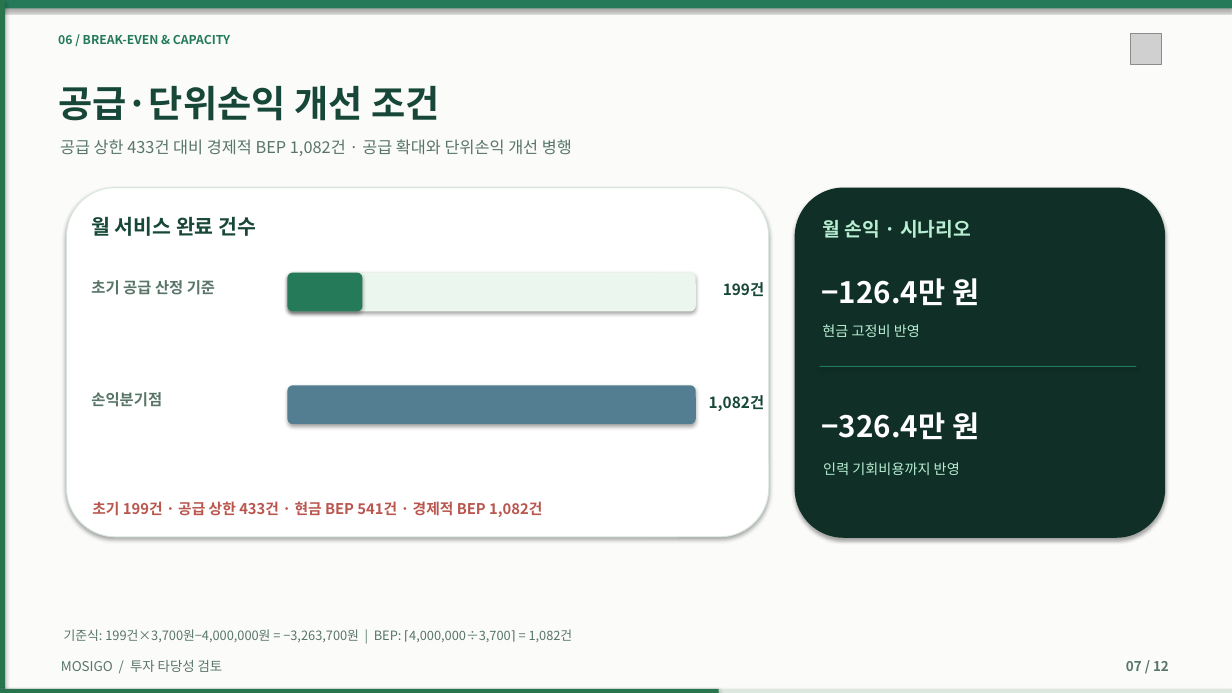
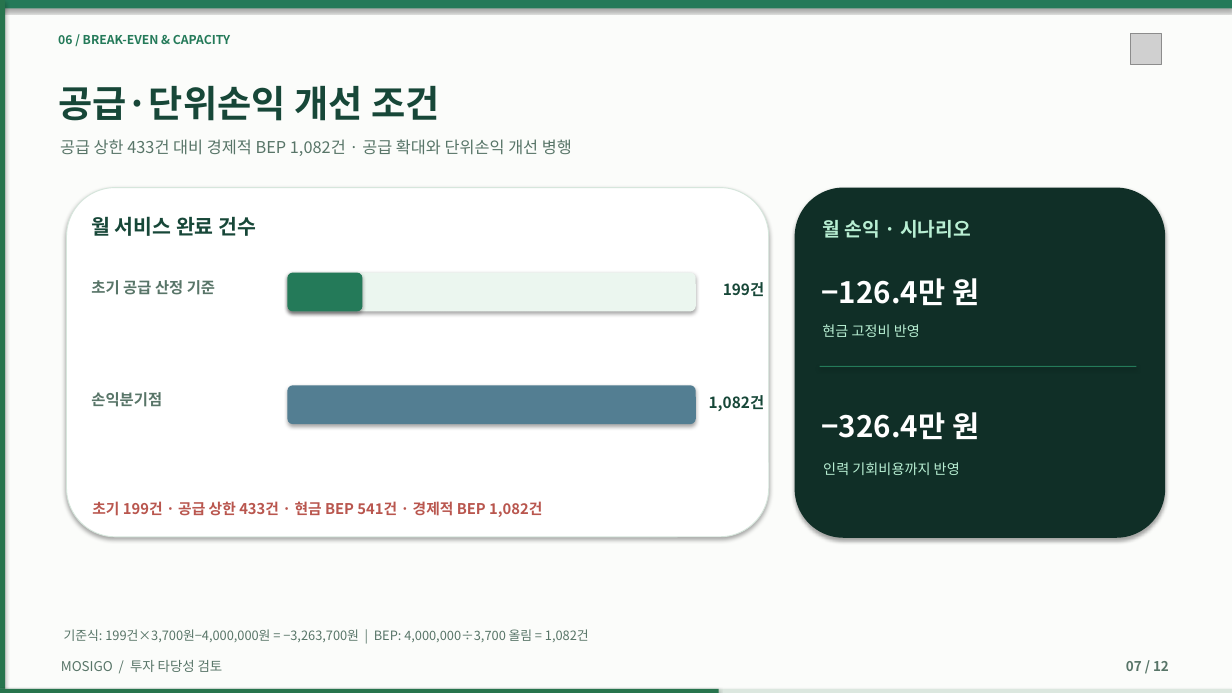
Before and after one commit to dohyunkimmm/mosigo-case-study, a slide deck: slide 7 of downloads/MOSIGO_IR_Investment_Review_12slides.pptx. Drawn at 1232x693 pixels with LibreOffice and Linux fonts; fonts in the diff are those of the drawing; grey boxes stand for pictures. Boxes give left, top, right and bottom in pixels: in the first picture for what was removed or moved away, otherwise in the second. Text is boxed around its words. In the diff, an @@ line names an element or a change of style, - is before the commit and + after.

```diff
--- a/downloads/MOSIGO_IR_Investment_Review_12slides.pptx
+++ b/downloads/MOSIGO_IR_Investment_Review_12slides.pptx
@@ text at (64,629,589,642): text changed @@
-기준식: 199건×3,700원−4,000,000원 = −3,263,700원 | BEP: ⌈4,000,000÷3,700⌉ = 1,082건
+기준식: 199건×3,700원−4,000,000원 = −3,263,700원 | BEP: 4,000,000÷3,700 올림 = 1,082건
```
Also in this commit, not shown: 8 other files.
